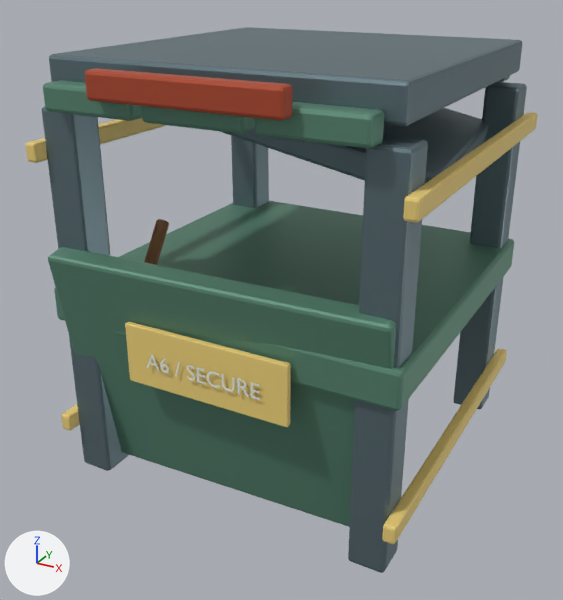
The glTF model assets/warehouse-props/secure_case_d2.glb: old version first, new version second.
One viewpoint serves both versions: a 50 mm camera at (1.76, -3.43, 2.5) aimed at (-0.04, -0.15, 0.86). The axes (+X, +Y, +Z) are drawn at lower left. The lights are the same throughout. The picture after the commit comes second. Where no turn or scale is listed for an object, it has been applied to the vertices.

The scene before the commit, as lines of its bpy script (objects in view):
```python
me_cube_474 = bpy.data.meshes.new('Cube.474')
me_cube_474.from_pydata(...)  # 56 vertices, 108 faces; spans x -0.9..0.9, y -0.9..0.9, z -0.09..0.09
me_cube_474.materials.append(mat_cargo_green)  # green #61907c
me_cube_478 = bpy.data.meshes.new('Cube.478')
me_cube_478.from_pydata(...)  # 56 vertices, 108 faces; spans x -0.09..0.09, y -0.09..0.09, z -0.95..0.95
me_cube_478.materials.append(mat_structural_frame___blue_steel)  # greyish cyan #6f848b
me_cube_479 = bpy.data.meshes.new('Cube.479')
me_cube_479.from_pydata(...)  # 56 vertices, 108 faces; spans x -0.235..0.235, y -0.06..0.06, z -0.06..0.06
me_cube_479.materials.append(mat_cargo_green)  # green #61907c
ob_corner_post_023 = bpy.data.objects.new('Corner post.023', me_cube_478)
ob_corner_post_023.location = (0.78, 0.78, 0.95)
ob_crate_shell_005 = bpy.data.objects.new('Crate shell.005', me_cube_474)
ob_crate_shell_005.location = (0.0, 0.0, 0.95)
ob_lid_slat_030 = bpy.data.objects.new('Lid slat.030', me_cube_479)
ob_lid_slat_030.location = (-0.52, -0.9, 1.96)
# also in view: 'Reinforced lid.002' at (0.0, 0.0, 2.04); 'Vertical tie band.022' at (0.9, 0.0, 0.28); 'Lock bar.002' at (0.0, -0.99, 2.04); 'Buckled lid.001' at (0.0, 0.08, 1.82); 'Vertical tie band.021' at (-0.9, 0.0, 1.7)
```
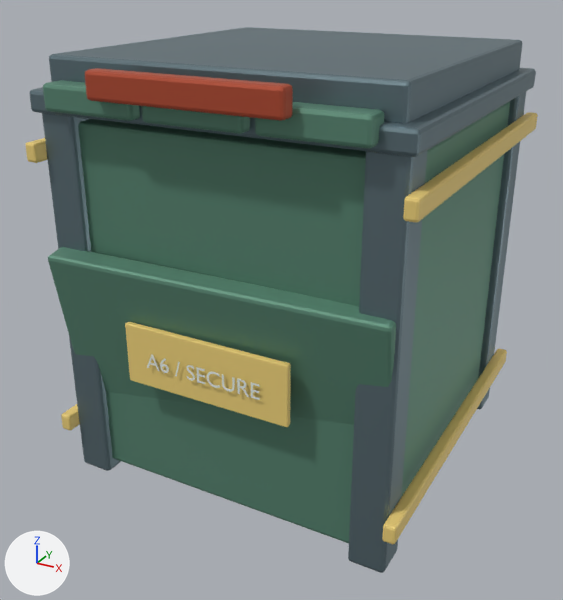
Patch to the scene script:
```diff
--- a/assets/warehouse-props/secure_case_d2.glb.py
+++ b/assets/warehouse-props/secure_case_d2.glb.py
@@ me_cube_562 @@
+me_cube_562.from_pydata(...)  # 56 vertices, 108 faces; spans x -0.9..0.9, y -0.9..0.9, z -0.05..0.05
+me_cube_562.materials.append(mat_structural_frame___blue_steel)  # greyish cyan #6f848b
@@ me_cube_561 @@
+me_cube_561.from_pydata(...)  # 56 vertices, 108 faces; spans x -0.83..0.83, y -0.83..0.83, z -0.89..0.89
+me_cube_561.materials.append(mat_cargo_green)  # green #61907c
@@ ob_crate_shell_005 @@
-ob_crate_shell_005 = bpy.data.objects.new('Crate shell.005', me_cube_474)
-ob_crate_shell_005.location = (0.0, 0.0, 0.95)
@@ ob_solid_crate_lid_011 @@
+ob_solid_crate_lid_011 = bpy.data.objects.new('Solid crate lid.011', me_cube_562)
+ob_solid_crate_lid_011.location = (0.0, 0.0, 1.925)
@@ ob_crate_shell_011 @@
+ob_crate_shell_011 = bpy.data.objects.new('Crate shell.011', me_cube_561)
+ob_crate_shell_011.location = (0.0, 0.0, 0.95)
```

What differs and where, as boxes (x1, y1, x2, y2) in the pictures (563 x 600 px):
'Crate shell.011', added (green)
    after: (78, 101, 510, 543)
'Crate shell.005', deleted (green)
    before: (54, 201, 514, 411)
'Solid crate lid.011', added
    after: (29, 68, 536, 157)
'Buckled lid.001', unchanged, covered by the edit
    before: (220, 108, 488, 183)
'Corner post.021', unchanged, covered by the edit
    before: (231, 136, 269, 208)
